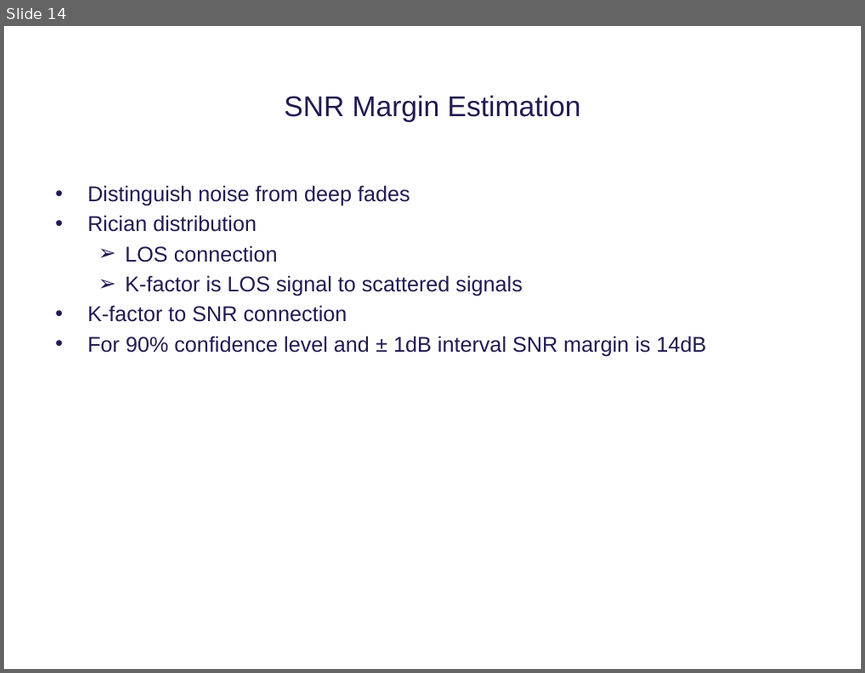
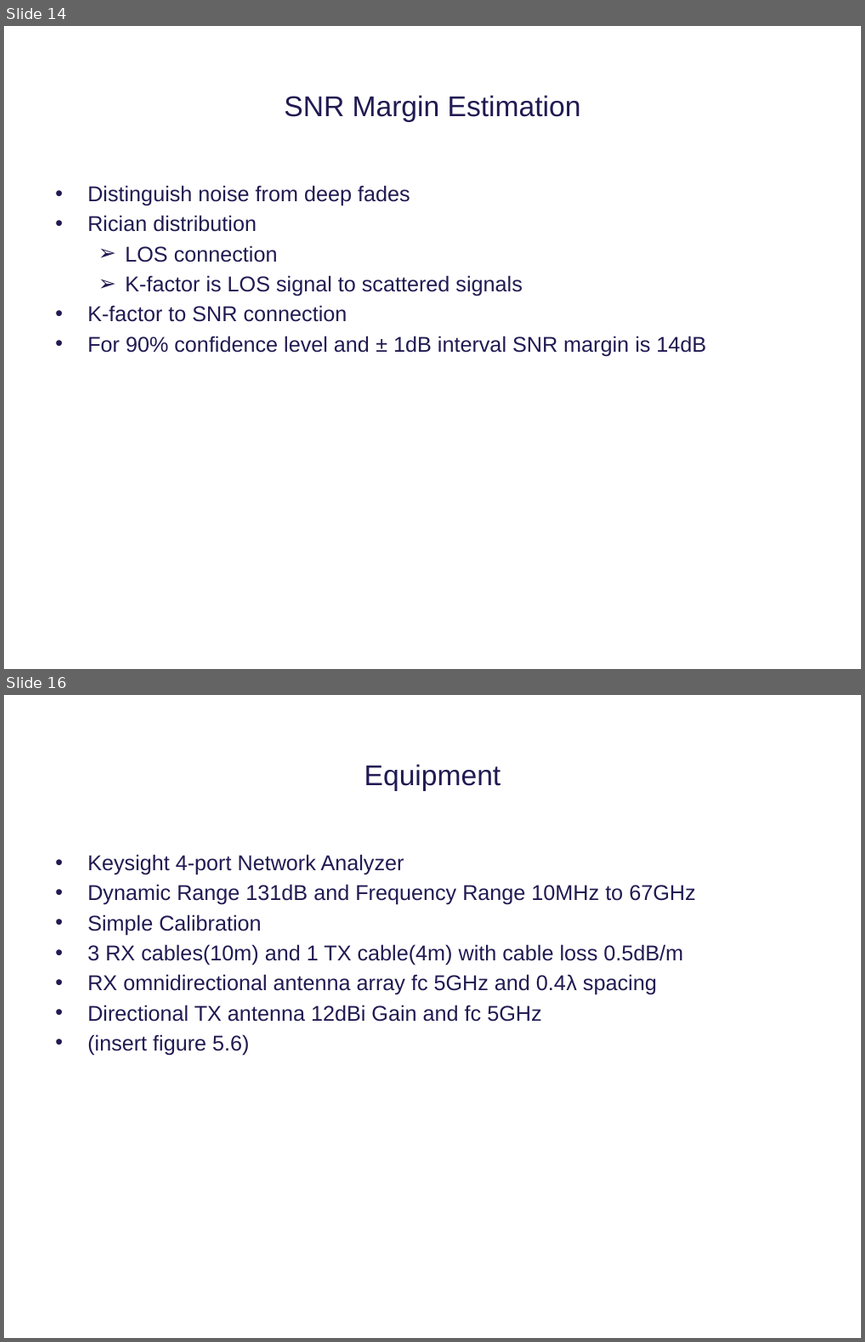
Before and after one commit to tkjj13/P8, a slide deck: ppt/premature ppt.pptx. Shown one above the other, each under a label of ours: slide 14 before the commit, slides 14 and 16 after it; the slides between them are not shown. The pictures are 865x673 and 865x1342 pixels, drawn with LibreOffice and Linux fonts; fonts in the diff are those of the drawing; background and template pictures are left out. Boxes give left, top, right and bottom in pixels: in the first picture for what was removed or moved away, otherwise in the second. Text is boxed around its words. In the diff, an @@ line names an element or a change of style, - is before the commit and + after.

```diff
--- a/ppt/premature ppt.pptx
+++ b/ppt/premature ppt.pptx
@@ slide 16 added at <box>4,695,861,1338</box>, background #FFFFFF @@
@@ title added at <box>364,764,501,791</box>, 24 pt, text #211A52 @@
+Equipment
@@ text added at <box>87,854,695,1055</box>, 18 pt, text #211A52 @@
+• Keysight 4-port Network Analyzer
+• Dynamic Range 131dB and Frequency Range 10MHz to 67GHz
+• Simple Calibration
+• 3 RX cables(10m) and 1 TX cable(4m) with cable loss 0.5dB/m
+• RX omnidirectional antenna array fc 5GHz and 0.4λ spacing
+• Directional TX antenna 12dBi Gain and fc 5GHz
+• (insert figure 5.6)
```
Also in this commit, not shown: 2 slides changed, 10 other slides added.
